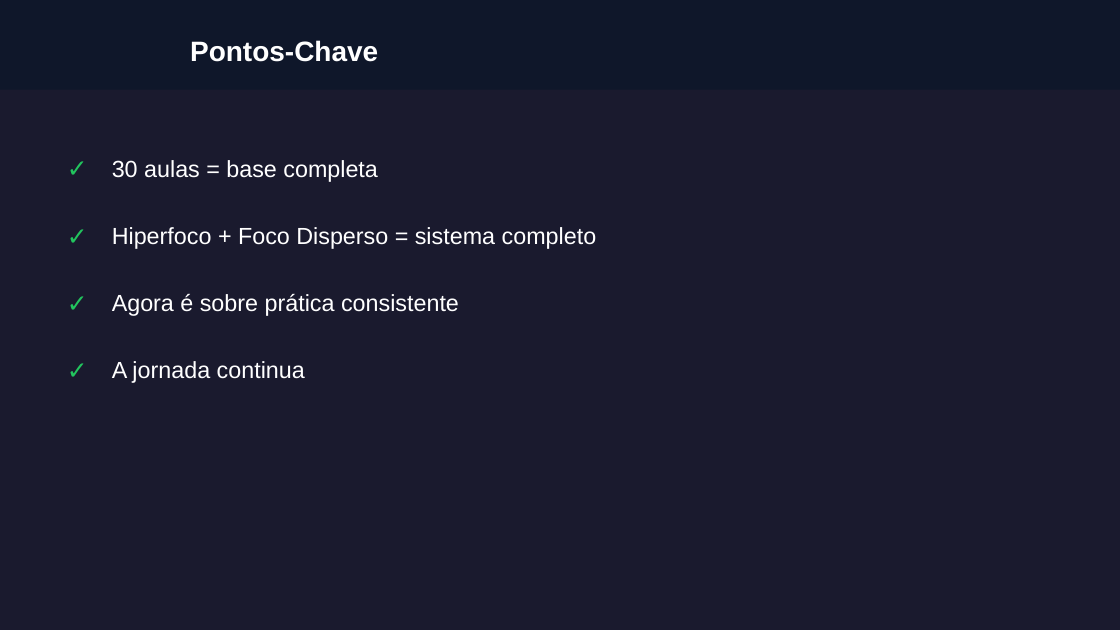
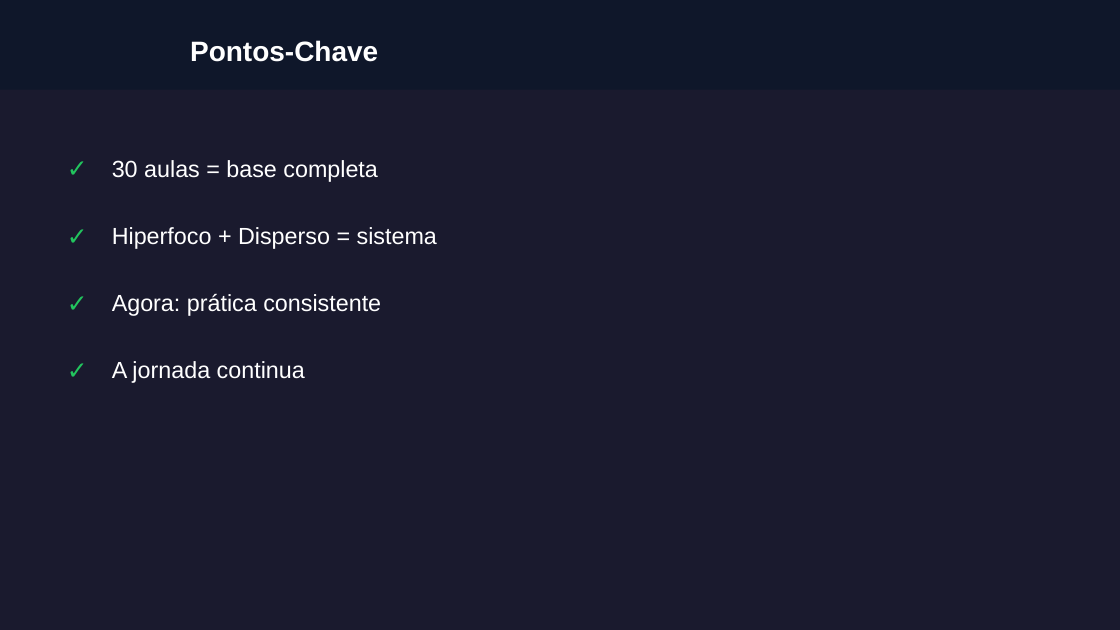
Before and after one commit to almirmeira/educa-com-talento, a slide deck: slide 7 of apresentacoes/foco-produtividade/aula-30-encerramento.pptx. Drawn at 1120x630 pixels with LibreOffice and Linux fonts; fonts in the diff are those of the drawing; grey boxes stand for pictures; background and template pictures are left out. Boxes give left, top, right and bottom in pixels: in the first picture for what was removed or moved away, otherwise in the second. Text is boxed around its words. In the diff, an @@ line names an element or a change of style, - is before the commit and + after.

```diff
--- a/apresentacoes/foco-produtividade/aula-30-encerramento.pptx
+++ b/apresentacoes/foco-produtividade/aula-30-encerramento.pptx
@@ text at (x1=112, y1=227, x2=437, y2=249): text changed @@
-Hiperfoco + Foco Disperso = sistema completo
+Hiperfoco + Disperso = sistema
@@ text at (x1=112, y1=294, x2=381, y2=316): text changed @@
-Agora é sobre prática consistente
+Agora: prática consistente
```
Also in this commit, not shown: 7 other slides changed, 27 other files.
